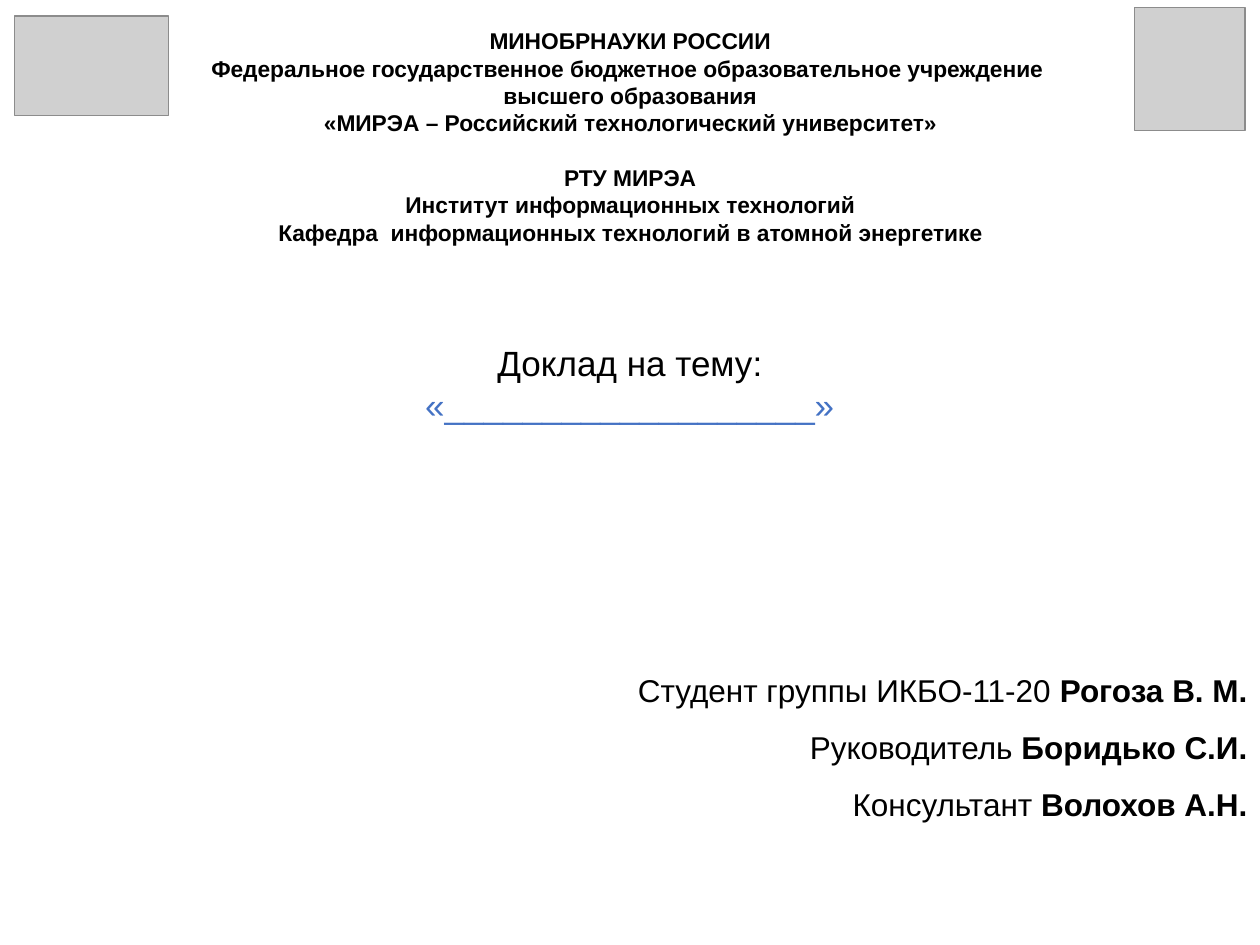
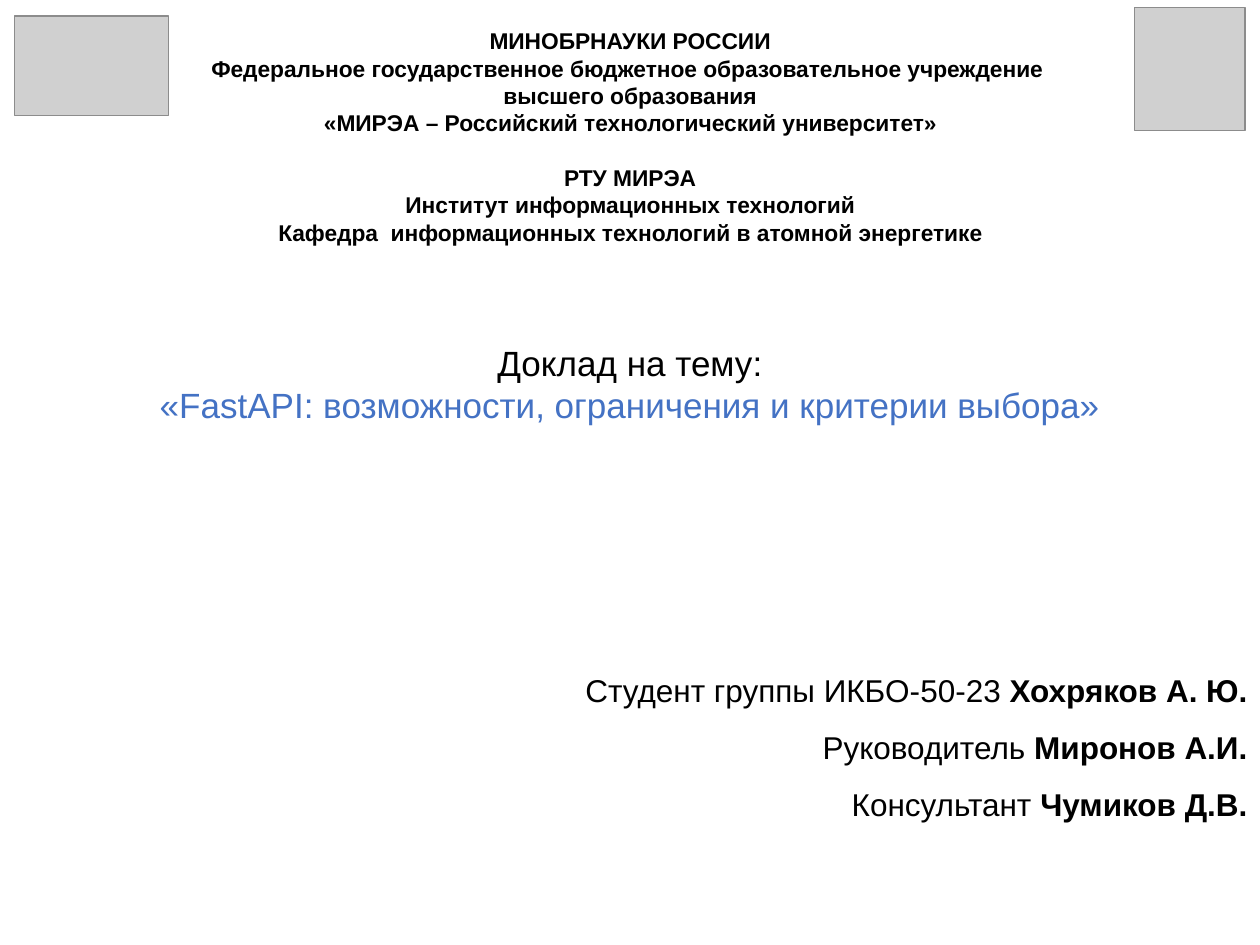
Before and after one commit to Hohrandrey/RTU-MIREA, a slide deck: slide 1 of 7 семестр/Системный анализ и управление организационно-техническими системами в атомной отрасли/доклады/4 доклад/Шаблон_оформления_презентации_ВКР.pptx. Drawn at 1260x945 pixels with LibreOffice and Linux fonts; fonts in the diff are those of the drawing; grey boxes stand for pictures. Boxes give left, top, right and bottom in pixels: in the first picture for what was removed or moved away, otherwise in the second. Text is boxed around its words. In the diff, an @@ line names an element or a change of style, - is before the commit and + after.

```diff
--- a/7 семестр/Системный анализ и управление организационно-техническими системами в атомной отрасли/доклады/4 доклад/Шаблон_оформления_презентации_ВКР.pptx
+++ b/7 семестр/Системный анализ и управление организационно-техническими системами в атомной отрасли/доклады/4 доклад/Шаблон_оформления_презентации_ВКР.pptx
@@ text at <box>160,392,1248,822</box>: text changed @@
-«___________________»
-Студент группы ИКБО-11-20 Рогоза В. М.
-Руководитель Боридько С.И.
-Консультант Волохов А.Н.
+«FastAPI: возможности, ограничения и критерии выбора»
+Студент группы ИКБО-50-23 Хохряков А. Ю.
+Руководитель Миронов А.И.
+Консультант Чумиков Д.В.
```
Also in this commit, not shown: 1 other slide changed, 1 slide added, 1 slide removed, 1 other file.
